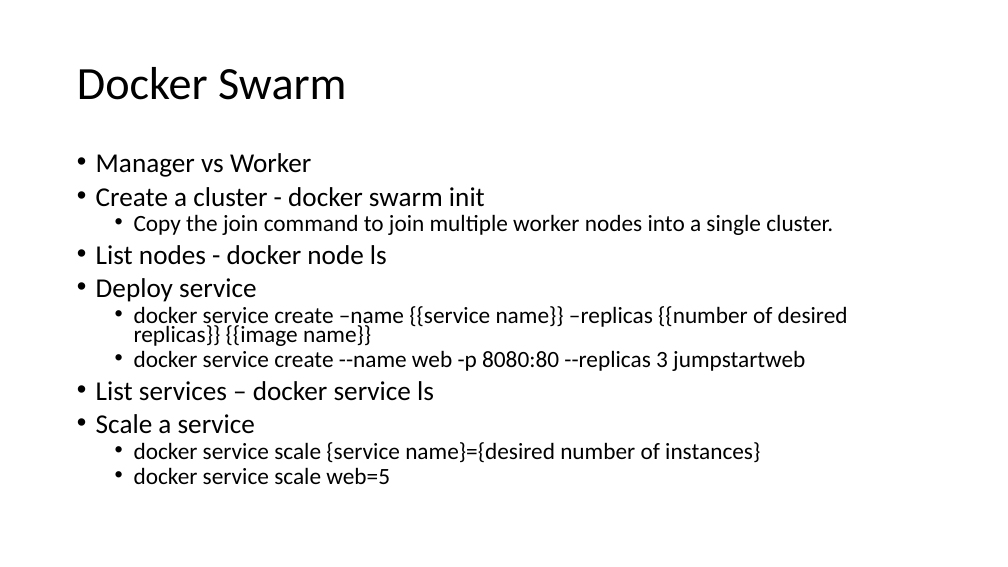
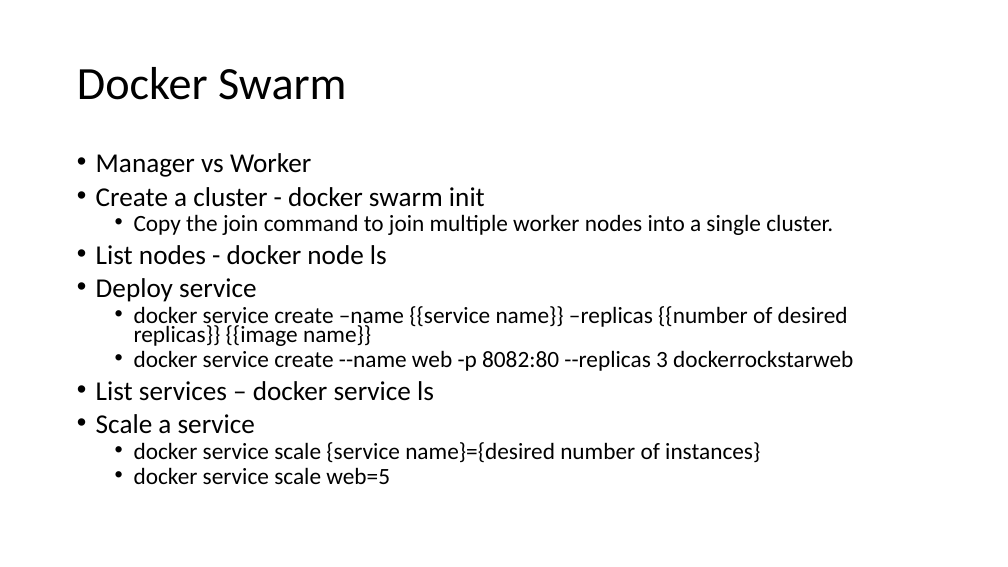
Before and after one commit to dvdmrk/DockerPresentation, a slide deck: slide 31 of Slides/DockerPresentation.pptx (slide 32 before the commit). Drawn at 1008x567 pixels with LibreOffice and Linux fonts; fonts in the diff are those of the drawing. Boxes give left, top, right and bottom in pixels: in the first picture for what was removed or moved away, otherwise in the second. Text is boxed around its words. In the diff, an @@ line names an element or a change of style, - is before the commit and + after.

```diff
--- a/Slides/DockerPresentation.pptx
+++ b/Slides/DockerPresentation.pptx
@@ text at (134, 350, 853, 371): text changed @@
-  • docker service create --name web -p 8080:80 --replicas 3 jumpstartweb
+  • docker service create --name web -p 8082:80 --replicas 3 dockerrockstarweb
```
Also in this commit, not shown: 7 other slides changed, 1 slide removed, 5 other files.
